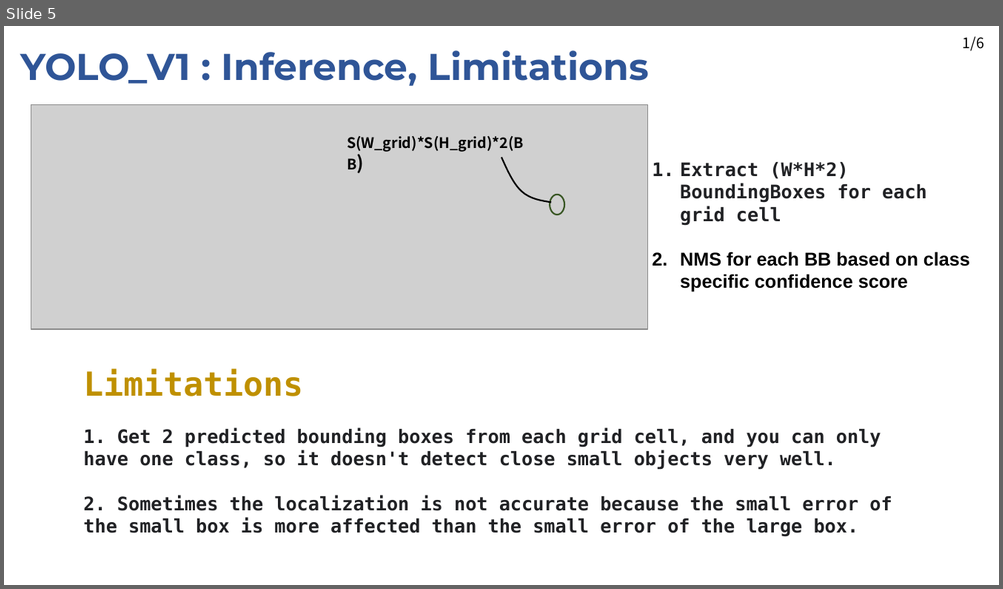
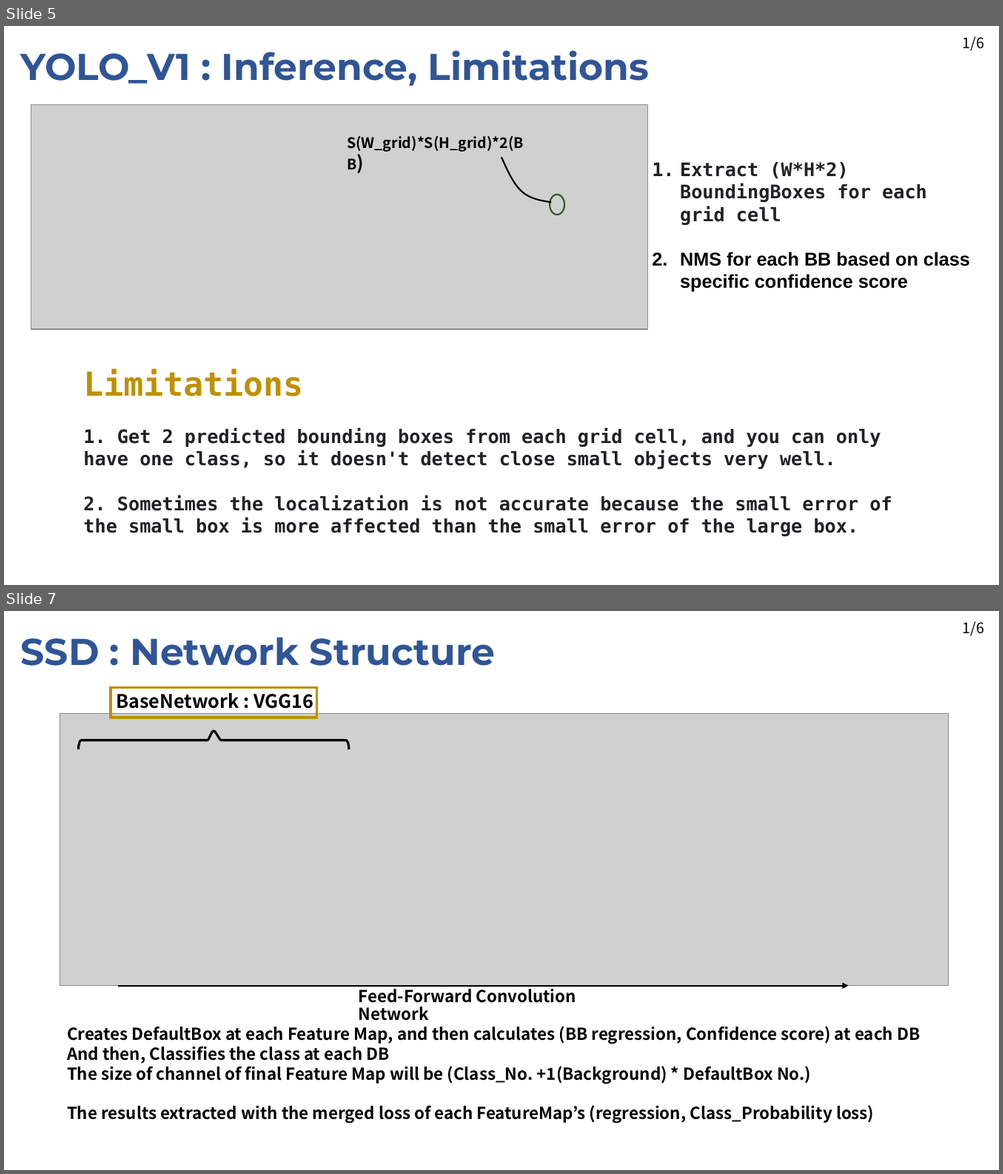
Before and after one commit to JaeHyung-Jung/Seminar_Deeplearning, a slide deck: 2nd_week/Seminar_2nd_week_1Stage.pptx. Shown one above the other, each under a label of ours: slide 5 before the commit, slides 5 and 7 after it; the slides between them are not shown. The pictures are 1003x589 and 1003x1174 pixels, drawn with LibreOffice and Linux fonts; fonts in the diff are those of the drawing; grey boxes stand for pictures. Boxes give left, top, right and bottom in pixels: in the first picture for what was removed or moved away, otherwise in the second. Text is boxed around its words. In the diff, an @@ line names an element or a change of style, - is before the commit and + after.

```diff
--- a/2nd_week/Seminar_2nd_week_1Stage.pptx
+++ b/2nd_week/Seminar_2nd_week_1Stage.pptx
@@ slide 7 added at [4, 611, 999, 1170], background #FFFFFF @@
@@ text added at [962, 621, 984, 636], 14 pt, text #000000 @@
+1/6
@@ text added at [21, 637, 495, 666], 36 pt, text #2F5597, bold @@
+SSD : Network Structure
@@ rectangle added at [111, 687, 316, 717], outline #BF9000 2.25 pt @@
@@ text added at [116, 693, 313, 709], 18 pt, text #000000, bold @@
+BaseNetwork : VGG16
@@ picture added at [60, 714, 948, 986] @@
@@ freeform shape added at [79, 731, 350, 750], outline #000000 2.25 pt @@
@@ arrow added from (118, 986) to (848, 986), #000000 1.5 pt @@
@@ text added at [358, 986, 576, 1021], 16 pt, text #000000, bold @@
+Feed-Forward Convolution Network
@@ text added at [67, 1026, 919, 1124], 16 pt, text #000000, bold @@
+Creates DefaultBox at each Feature Map, and then calculates (BB regression, Confidence score) at each DB
+And then, Classifies the class at each DB
+The size of channel of final Feature Map will be (Class_No. +1(Background) * DefaultBox No.)
+The results extracted with the merged loss of each FeatureMap’s (regression, Class_Probability loss)
```
Also in this commit, not shown: 8 slides changed, 3 other slides added, 2 slides removed.
